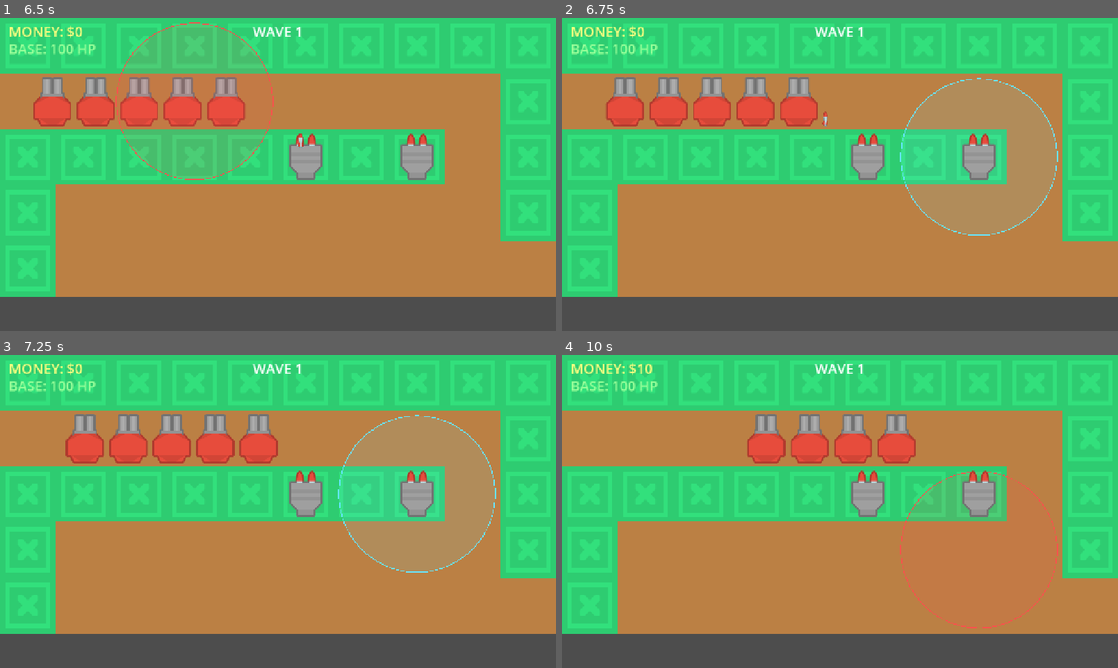
Above: before the commit, frames 1-4 (two rows, left to right).
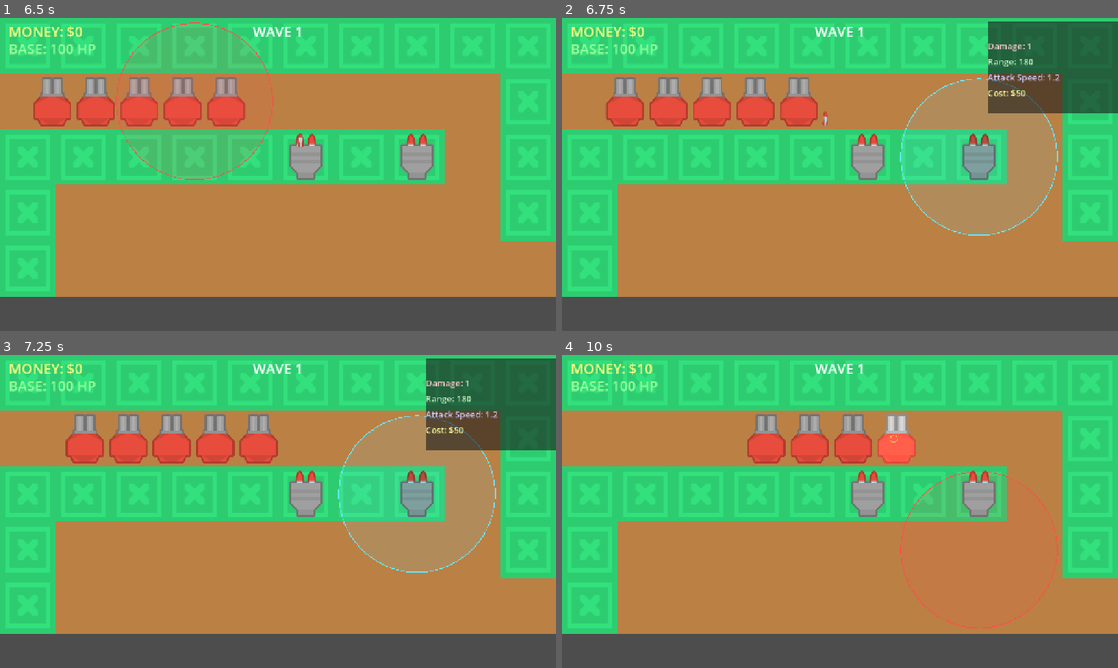
Above: after the commit, the same moments.

Repository: MarioMunPeq/primer-tower-defense
Game: Godot game, scene res://scenes/main.tscn
Two runs of this game, one before a commit and one after it. Both use one fixed random seed, a clock stepped at 60 frames per second and the inputs below.
Inputs (mouse positions are in pixels of both pictures, inside the frame that each line leads up to):
- Up to frame 1 (6.5 s): tap Enter at 0.5 s; move the mouse to (400, 158) at 0.52 s; click (400, 158) at 0.67 s; move the mouse to (166, 190) at 1.27 s; click (166, 190) at 1.42 s; move the mouse to (333, 105) at 2.02 s; click (333, 105) at 2.17 s; move the mouse to (250, 237) at 2.77 s; click (250, 237) at 2.92 s; move the mouse to (444, 221) at 3.52 s; click (444, 221) at 3.67 s; move the mouse to (111, 127) at 4.27 s; click (111, 127) at 4.42 s; move the mouse to (305, 174) at 5.02 s; click (305, 174) at 5.17 s; move the mouse to (194, 96) at 5.77 s; click (194, 96) at 5.92 s
- Up to frame 2 (6.75 s): move the mouse to (962, 158) at 6.52 s; click (962, 158) at 6.67 s
- Up to frame 3 (7.25 s): no input
- Up to frame 4 (10 s): move the mouse to (728, 527) at 7.27 s; click (728, 527) at 7.42 s; move the mouse to (895, 442) at 8.02 s; click (895, 442) at 8.17 s; move the mouse to (812, 574) at 8.77 s; click (812, 574) at 8.92 s; move the mouse to (1006, 558) at 9.52 s; click (1006, 558) at 9.67 s

Frame 1 is identical in both runs. In frame 2, 7.4% of the frame differs, in the area x 72-100%, y 1-52%; in frame 3, 7.4%; in frame 4, 0.5%.

Commit message:
feat: add tower selection and combat feedback

Diff:
--- /dev/null
+++ b/scenes/effects/impact_effect.tscn
@@ -0,0 +1,6 @@
+[gd_scene load_steps=2 format=3 uid="uid://bkq8s7j4m9n2p"]
+
+[ext_resource type="Script" path="res://scripts/effects/impact_effect.gd" id="1_impact"]
+
+[node name="ImpactEffect" type="Node2D"]
+script = ExtResource("1_impact")
--- a/scenes/main.tscn
+++ b/scenes/main.tscn
@@ -51,6 +51,55 @@
 theme_override_font_sizes/font_size = 32
 text = ""
 
+[node name="TowerInfoPanel" type="PanelContainer" parent="UI"]
+layout_mode = 2
+anchors_preset = 1
+anchor_right = 1.0
+offset_left = 980.0
+offset_top = 8.0
+offset_right = 1260.0
+offset_bottom = 220.0
+visible = false
+
+[node name="VBox" type="VBoxContainer" parent="UI/TowerInfoPanel"]
+layout_mode = 2
+theme_override_constants/separation = 8
+theme_override_margins/margin_left = 12
+theme_override_margins/margin_top = 12
+theme_override_margins/margin_right = 12
+theme_override_margins/margin_bottom = 12
+
+[node name="Title" type="Label" parent="UI/TowerInfoPanel/VBox"]
+layout_mode = 2
+theme_override_colors/font_color = Color(1, 1, 1, 1)
+theme_override_font_sizes/font_size = 24
+horizontal_alignment = 1
+text = "TOWER"
+
+[node name="DamageLabel" type="Label" parent="UI/TowerInfoPanel/VBox"]
+layout_mode = 2
+theme_override_colors/font_color = Color(1, 0.8, 0.8, 1)
+theme_override_font_sizes/font_size = 20
+text = "Damage: 0"
+
+[node name="RangeLabel" type="Label" parent="UI/TowerInfoPanel/VBox"]
+layout_mode = 2
+theme_override_colors/font_color = Color(0.8, 1, 0.8, 1)
+theme_override_font_sizes/font_size = 20
+text = "Range: 0"
+
+[node name="AttackSpeedLabel" type="Label" parent="UI/TowerInfoPanel/VBox"]
+layout_mode = 2
+theme_override_colors/font_color = Color(0.8, 0.8, 1, 1)
+theme_override_font_sizes/font_size = 20
+text = "Attack Speed: 0.0"
+
+[node name="CostLabel" type="Label" parent="UI/TowerInfoPanel/VBox"]
+layout_mode = 2
+theme_override_colors/font_color = Color(1, 1, 0.6, 1)
+theme_override_font_sizes/font_size = 20
+text = "Cost: $0"
+
 [node name="EndScreen" type="CanvasLayer" parent="."]
 process_mode = 3
 visible = false
--- /dev/null
+++ b/scripts/effects/impact_effect.gd
@@ -0,0 +1,17 @@
+extends Node2D
+## Simple impact effect: brief expanding ring at impact position.
+## Self-destructs after animation completes.
+
+var _tween: Tween = null
+
+func _ready() -> void:
+	_tween = create_tween()
+	_tween.tween_property(self, "modulate:a", 0.0, 0.2)
+	_tween.tween_property(self, "scale", Vector2(2.0, 2.0), 0.2)
+	_tween.finished.connect(_on_finished)
+
+func _draw() -> void:
+	draw_circle(Vector2.ZERO, 8.0, Color(1.0, 0.9, 0.4, 0.8), false, 2.0)
+
+func _on_finished() -> void:
+	queue_free()
--- a/scripts/enemies/basic_enemy.gd
+++ b/scripts/enemies/basic_enemy.gd
@@ -34,6 +34,10 @@
 	if _resolved or health <= 0:
 		return
 	health -= amount
+	# Damage feedback: brief white flash
+	modulate = Color(1.5, 1.5, 1.5, 1.0)
+	var tween := create_tween()
+	tween.tween_property(self, "modulate", Color(1.0, 1.0, 1.0, 1.0), 0.1)
 	if health <= 0:
 		_die()
 
--- a/scripts/main.gd
+++ b/scripts/main.gd
@@ -9,6 +9,7 @@
 
 const BASIC_TOWER := preload("res://scenes/towers/basic_tower.tscn")
 const BASIC_TOWER_SCRIPT := preload("res://scripts/towers/basic_tower.gd")
+const IMPACT_EFFECT := preload("res://scenes/effects/impact_effect.tscn")
 
 const TOWER_COST := 50
 const BASE_HP_MAX := 100
@@ -43,6 +44,7 @@
 	$EndScreen/Center/VBox/RestartButton.pressed.connect(_on_restart_pressed)
 	_update_money_ui()
 	_update_base_ui()
+	_update_tower_info_panel()
 
 func _setup_tilemap():
 	var ts := TileSet.new()
@@ -166,8 +168,7 @@
 			_select_tower(_towers[tile])
 		else:
 			if _selected_tower != null:
-				_selected_tower = null
-				_update_range_preview()
+				_deselect_tower()
 			_try_place_tower(world_pos)
 
 ## Converts a world position to tilemap coordinates. Returns (-1,-1) off-map.
@@ -195,11 +196,18 @@
 	var tower := BASIC_TOWER.instantiate()
 	tower.position = _tile_center(tile)
 	$Towers.add_child(tower)
+	# Connect tower impact signal for visual feedback
+	tower.impact.connect(_on_tower_impact)
 	_towers[tile] = tower
 	_money -= TOWER_COST
 	_update_money_ui()
 	queue_redraw()
 	_update_range_preview()
+
+func _on_tower_impact(position: Vector2) -> void:
+	var effect := IMPACT_EFFECT.instantiate()
+	effect.position = position
+	add_child(effect)
 
 func _tile_center(tile: Vector2i) -> Vector2:
 	return Vector2(tile.x * TILE_SIZE + TILE_SIZE / 2.0, tile.y * TILE_SIZE + TILE_SIZE / 2.0)
@@ -227,8 +235,19 @@
 func _select_tower(tower: Node2D) -> void:
 	if _selected_tower == tower:
 		return
+	_deselect_tower()
 	_selected_tower = tower
-	_update_range_preview()
+	# Add selection outline
+	tower.modulate = Color(0.8, 1.0, 1.0, 1.0)
+	_update_range_preview()
+	_update_tower_info_panel()
+
+func _deselect_tower() -> void:
+	if _selected_tower != null and is_instance_valid(_selected_tower):
+		_selected_tower.modulate = Color(1.0, 1.0, 1.0, 1.0)
+	_selected_tower = null
+	_update_range_preview()
+	_update_tower_info_panel()
 
 ## Chooses what the RangePreview should draw: the selected tower's range, or the
 ## placement preview that follows the cursor.
@@ -253,3 +272,15 @@
 	else:
 		color = Color(0.3, 1.0, 0.3, 0.9)
 	$RangePreview.show_range(_tile_center(tile), _preview_range(), color)
+
+func _update_tower_info_panel() -> void:
+	var panel = $UI/TowerInfoPanel
+	if is_instance_valid(_selected_tower):
+		var tower: Node2D = _selected_tower
+		panel.visible = true
+		panel.get_node("VBox/DamageLabel").text = "Damage: %d" % tower.damage
+		panel.get_node("VBox/RangeLabel").text = "Range: %d" % tower.range
+		panel.get_node("VBox/AttackSpeedLabel").text = "Attack Speed: %.1f" % tower.attack_speed
+		panel.get_node("VBox/CostLabel").text = "Cost: $%d" % tower.cost
+	else:
+		panel.visible = false
--- a/scripts/projectiles/basic_projectile.gd
+++ b/scripts/projectiles/basic_projectile.gd
@@ -7,6 +7,8 @@
 ## it frees itself after this many seconds instead of running forever under a
 ## tower and accumulating.
 const MAX_LIFETIME := 5.0
+
+signal impact
 
 var _damage: int = 1
 var _target: Node2D = null
@@ -36,6 +38,7 @@
 	if distance <= step:
 		if _target.has_method("take_damage"):
 			_target.take_damage(_damage)
+		impact.emit(global_position)
 		_free_self()
 		return
 
--- a/scripts/towers/basic_tower.gd
+++ b/scripts/towers/basic_tower.gd
@@ -15,7 +15,15 @@
 @export var attack_cooldown: float = 0.8
 @export var cost: int = 50
 
+## Attack speed in attacks per second (derived from cooldown for UI).
+@export var attack_speed: float:
+	get:
+		return 1.0 / attack_cooldown
+
 const BASIC_PROJECTILE := preload("res://scenes/projectiles/basic_projectile.tscn")
+
+signal fired
+signal impact(position: Vector2)
 
 var _targets: Array = []
 var _cooldown_left: float = 0.0
@@ -93,3 +101,21 @@
 	# Spawn slightly above the tower's center so it looks like it was fired.
 	proj.position = Vector2(0, -32)
 	add_child(proj)
+
+	# Forward projectile impact to tower level for visual effects
+	proj.impact.connect(_on_projectile_impact)
+
+	# Fire feedback
+	_fire_feedback()
+	fired.emit()
+
+func _on_projectile_impact(position: Vector2) -> void:
+	impact.emit(position)
+
+func _fire_feedback() -> void:
+	# Brief scale pulse + white flash via modulate
+	var tween := create_tween().set_parallel(true)
+	tween.tween_property(self, "modulate", Color(1.5, 1.5, 1.5, 1.0), 0.05)
+	tween.tween_property(self, "modulate", Color(1.0, 1.0, 1.0, 1.0), 0.15)
+	tween.tween_property(self, "scale", Vector2(1.1, 1.1), 0.05)
+	tween.tween_property(self, "scale", Vector2(1.0, 1.0), 0.15)
Not shown, added: scripts/effects/impact_effect.gd.uid
